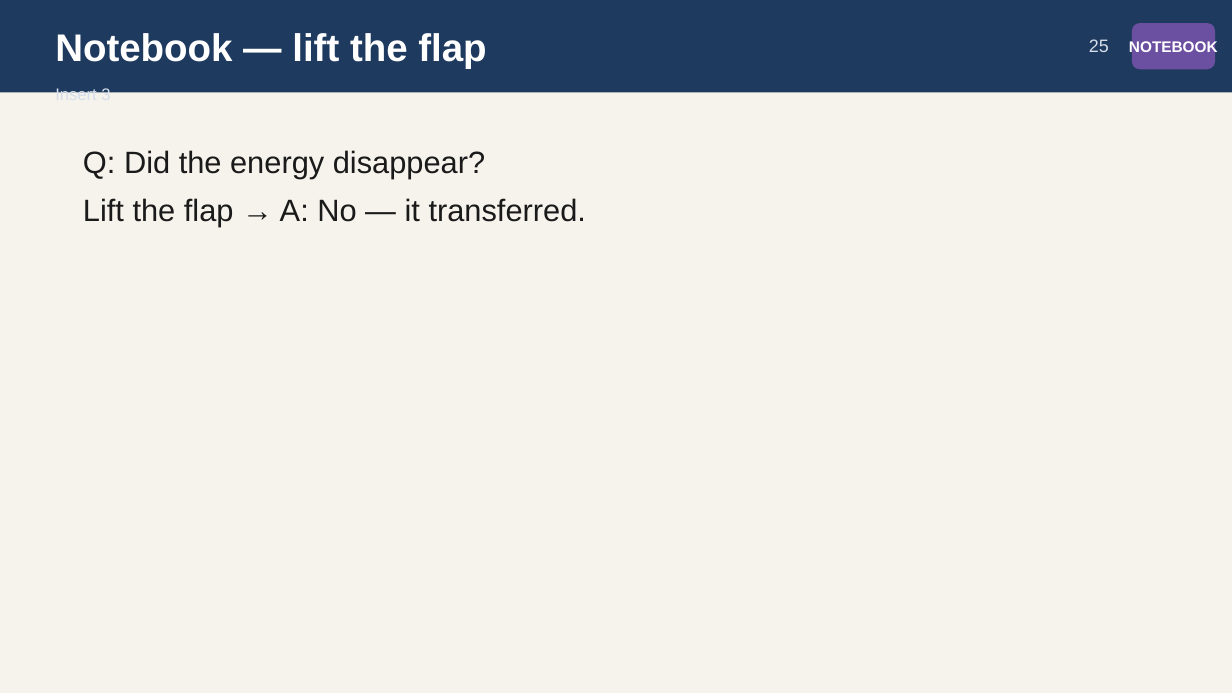
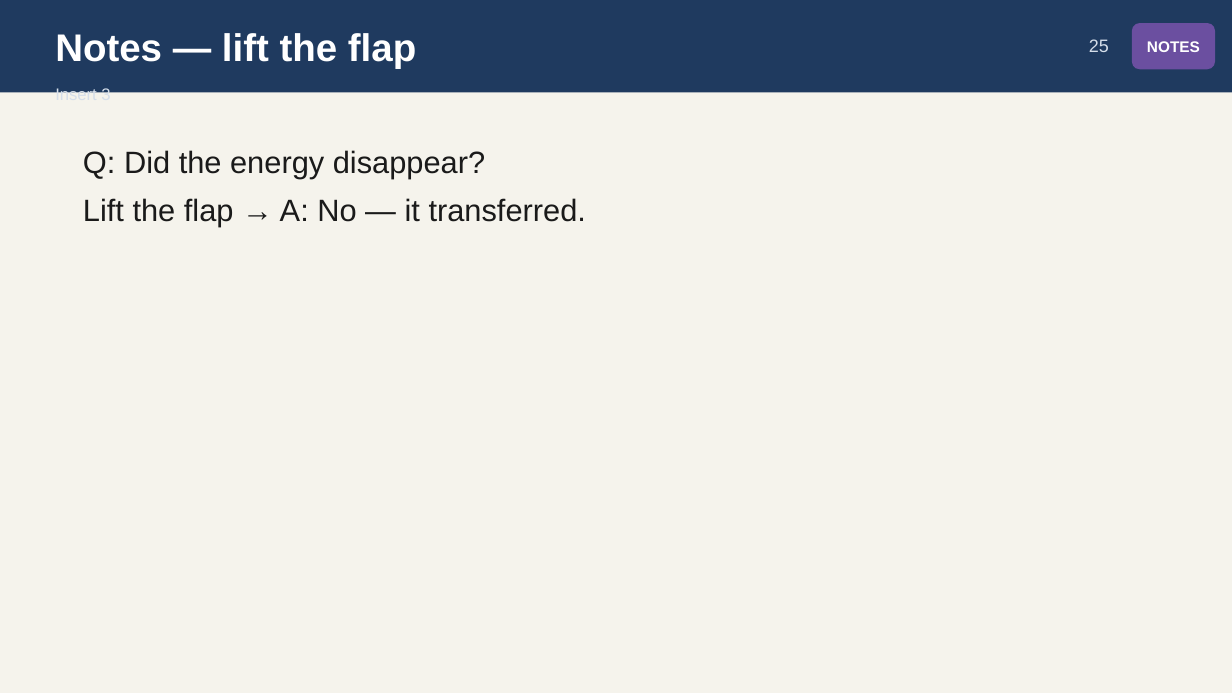
Before and after one commit to owenreagan-cyber/grade-4-energy-transfer-transformation, a slide deck: slide 25 of production/releases/chapter-05/05-ch5-collisions-slides.pptx. Drawn at 1232x693 pixels with LibreOffice and Linux fonts; fonts in the diff are those of the drawing. Boxes give left, top, right and bottom in pixels: in the first picture for what was removed or moved away, otherwise in the second. Text is boxed around its words. In the diff, an @@ line names an element or a change of style, - is before the commit and + after.

```diff
--- a/production/releases/chapter-05/05-ch5-collisions-slides.pptx
+++ b/production/releases/chapter-05/05-ch5-collisions-slides.pptx
@@ text at box(55, 33, 416, 68): text changed @@
-Notebook — lift the flap
+Notes — lift the flap
@@ text in rounded rectangle at box(1147, 41, 1200, 52): text changed @@
-NOTEBOOK
+NOTES
```
Also in this commit, not shown: 4 other slides changed, 10 other files.
